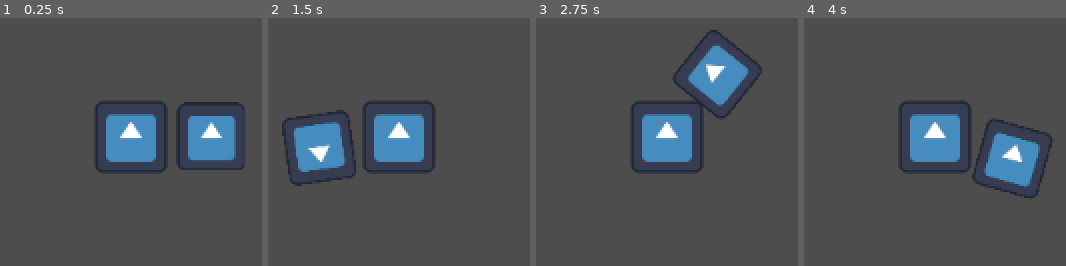
Above: before the commit, frames 1-4 (left to right).
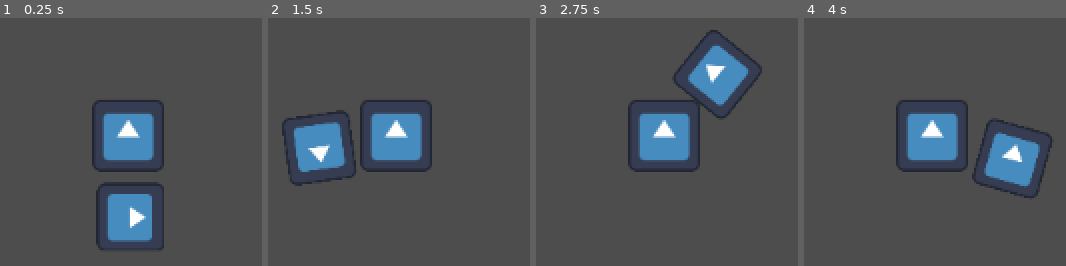
Above: after the commit, the same moments.

Repository: RespiradorProfesional/pruebas_RunAndNur
Game: Godot game, scene res://scenes/maps/test_map.tscn
Two runs of this game, one before a commit and one after it. Both use one fixed random seed, a clock stepped at 60 frames per second and the inputs below. The project has no main scene, so this scene is started directly. The engine's default icon, where the game draws it, is replaced by a stand-in: a white triangle on a blue panel in a dark square.
Inputs (mouse positions are in pixels of both pictures, inside the frame that each line leads up to):
- Up to frame 1 (0.25 s): no input
- Up to frame 2 (1.5 s): tap Enter (ui_accept) at 0.5, 0.77, 1.25 s; move the mouse to (outside the picture) at 0.52 s; hold Right (ui_right) from 0.53 s (still down); click (outside the picture) at 0.6 s; move the mouse to (outside the picture) at 1.27 s; click (outside the picture) at 1.35 s
- Up to frame 3 (2.75 s): tap Enter (ui_accept) at 1.52, 2 s; move the mouse to (outside the picture) at 2.02 s; release Right (ui_right) at 2.03 s; hold Left (ui_left) from 2.03 s (still down); click (outside the picture) at 2.1 s
- Up to frame 4 (4 s): tap Enter (ui_accept) at 2.75, 3.02, 3.5, 3.77 s; move the mouse to (outside the picture) at 2.77 s; release Left (ui_left) at 2.78 s; hold Right (ui_right) from 2.78 s (still down); click (outside the picture) at 2.85 s; move the mouse to (outside the picture) at 3.52 s; click (outside the picture) at 3.6 s

The runs differ from the first frame. In frame 1, 11% of the frame differs, in the area x 35-94%, y 33-94%; in frame 2, 2.3%; in frame 3, 2.3%; in frame 4, 2.3%.
Error before the commit: Invalid call. Nonexistent function 'instantiate' in base 'GDScript'. (res://scripts/characters/punch.gd:28)

Commit message:
basic_Rocket_rhot

Diff:
--- /dev/null
+++ b/pruebas_runandnur/scenes/characters/Rhot/Rhot.tscn
@@ -0,0 +1,10 @@
+[gd_scene load_steps=3 format=3 uid="uid://566upoeih0am"]
+
+[ext_resource type="PackedScene" uid="uid://bi5xsrxsyvk7u" path="res://scenes/characters/base_player.tscn" id="1_annru"]
+[ext_resource type="PackedScene" uid="uid://c2c4lxxgq54l2" path="res://scenes/characters/arm_base.tscn" id="2_ugem2"]
+
+[node name="CharacterBody2D" instance=ExtResource("1_annru")]
+
+[node name="Node2D" parent="." index="3" instance=ExtResource("2_ugem2")]
+projectile_rute = "res://scenes/characters/Rhot/rhot_shoot.tscn"
+projectile_speed = 750.0
--- /dev/null
+++ b/pruebas_runandnur/scenes/characters/Rhot/rhot_shoot.tscn
@@ -0,0 +1,14 @@
+[gd_scene load_steps=3 format=3 uid="uid://cxv3owlxsmsdk"]
+
+[ext_resource type="Script" path="res://scripts/characters/Rhot/rhot_shoot.gd" id="1_rnfdb"]
+
+[sub_resource type="CircleShape2D" id="CircleShape2D_q0lqr"]
+radius = 31.257
+
+[node name="Area2D" type="Area2D"]
+script = ExtResource("1_rnfdb")
+
+[node name="CollisionShape2D" type="CollisionShape2D" parent="."]
+shape = SubResource("CircleShape2D_q0lqr")
+
+[connection signal="body_entered" from="." to="." method="_on_body_entered"]
--- a/pruebas_runandnur/scenes/characters/Rocket.tscn
+++ b/pruebas_runandnur/scenes/characters/Rocket/Rocket.tscn
@@ -1,7 +1,7 @@
 [gd_scene load_steps=3 format=3 uid="uid://35qor70vvi01"]
 
 [ext_resource type="PackedScene" uid="uid://bi5xsrxsyvk7u" path="res://scenes/characters/base_player.tscn" id="1_spy8h"]
-[ext_resource type="PackedScene" uid="uid://c2c4lxxgq54l2" path="res://scenes/characters/punch.tscn" id="2_fyrlh"]
+[ext_resource type="PackedScene" uid="uid://c2c4lxxgq54l2" path="res://scenes/characters/arm_base.tscn" id="2_fyrlh"]
 
 [node name="CharacterBody2D" instance=ExtResource("1_spy8h")]
 
@@ -9,3 +9,4 @@
 position = Vector2(0, 0)
 
 [node name="Node2D" parent="." index="3" instance=ExtResource("2_fyrlh")]
+projectile_rute = "res://scenes/characters/Rocket/rocket_proyectile.tscn"
--- /dev/null
+++ b/pruebas_runandnur/scenes/characters/Rocket/rocket_proyectile.tscn
@@ -0,0 +1,28 @@
+[gd_scene load_steps=5 format=3 uid="uid://daj3cu7uwtdxk"]
+
+[ext_resource type="Script" path="res://scripts/characters/Rocket/rocket_proyectile.gd" id="1_xvaff"]
+[ext_resource type="Texture2D" uid="uid://d3qee5ixaokt" path="res://icon.svg" id="2_xws4o"]
+
+[sub_resource type="CircleShape2D" id="CircleShape2D_mebkr"]
+radius = 21.0238
+
+[sub_resource type="CircleShape2D" id="CircleShape2D_lu8gn"]
+radius = 130.465
+
+[node name="Area2D" type="Area2D"]
+script = ExtResource("1_xvaff")
+
+[node name="Sprite2D" type="Sprite2D" parent="."]
+position = Vector2(1, 0)
+scale = Vector2(0.351562, 0.351562)
+texture = ExtResource("2_xws4o")
+
+[node name="CollisionShape2D" type="CollisionShape2D" parent="."]
+shape = SubResource("CircleShape2D_mebkr")
+
+[node name="Explosion_area" type="Area2D" parent="."]
+
+[node name="CollisionShape2D" type="CollisionShape2D" parent="Explosion_area"]
+shape = SubResource("CircleShape2D_lu8gn")
+
+[connection signal="body_entered" from="." to="." method="_on_body_entered"]
--- /dev/null
+++ b/pruebas_runandnur/scenes/characters/arm_base.tscn
@@ -0,0 +1,12 @@
+[gd_scene load_steps=3 format=3 uid="uid://c2c4lxxgq54l2"]
+
+[ext_resource type="Script" path="res://scripts/characters/arm_base.gd" id="1_6m46u"]
+[ext_resource type="Texture2D" uid="uid://d3qee5ixaokt" path="res://icon.svg" id="2_gdk22"]
+
+[node name="Node2D" type="Node2D"]
+script = ExtResource("1_6m46u")
+
+[node name="Sprite2D" type="Sprite2D" parent="."]
+position = Vector2(58, 0)
+scale = Vector2(0.382812, 0.382812)
+texture = ExtResource("2_gdk22")
--- a/pruebas_runandnur/scenes/characters/punch.tscn
+++ /dev/null
@@ -1,12 +0,0 @@
-[gd_scene load_steps=3 format=3 uid="uid://c2c4lxxgq54l2"]
-
-[ext_resource type="Script" path="res://scripts/characters/punch.gd" id="1_m5utw"]
-[ext_resource type="Texture2D" uid="uid://d3qee5ixaokt" path="res://icon.svg" id="2_avw26"]
-
-[node name="Node2D" type="Node2D"]
-script = ExtResource("1_m5utw")
-
-[node name="Sprite2D" type="Sprite2D" parent="."]
-position = Vector2(58, 0)
-scale = Vector2(0.382812, 0.382812)
-texture = ExtResource("2_avw26")
--- a/pruebas_runandnur/scenes/characters/rocket_proyectile.tscn
+++ /dev/null
@@ -1,18 +0,0 @@
-[gd_scene load_steps=4 format=3 uid="uid://daj3cu7uwtdxk"]
-
-[ext_resource type="Script" path="res://scripts/characters/rocket_proyectile.gd" id="1_4obef"]
-[ext_resource type="Texture2D" uid="uid://d3qee5ixaokt" path="res://icon.svg" id="1_06hop"]
-
-[sub_resource type="CircleShape2D" id="CircleShape2D_mebkr"]
-radius = 44.0
-
-[node name="Area2D" type="Area2D"]
-script = ExtResource("1_4obef")
-
-[node name="Sprite2D" type="Sprite2D" parent="."]
-position = Vector2(1, 0)
-scale = Vector2(0.351562, 0.351562)
-texture = ExtResource("1_06hop")
-
-[node name="CollisionShape2D" type="CollisionShape2D" parent="."]
-shape = SubResource("CircleShape2D_mebkr")
--- a/pruebas_runandnur/scenes/maps/test_map.tscn
+++ b/pruebas_runandnur/scenes/maps/test_map.tscn
@@ -1,6 +1,6 @@
 [gd_scene load_steps=3 format=3 uid="uid://dmd27dx1la02u"]
 
-[ext_resource type="PackedScene" uid="uid://35qor70vvi01" path="res://scenes/characters/Rocket.tscn" id="1_uualc"]
+[ext_resource type="PackedScene" uid="uid://566upoeih0am" path="res://scenes/characters/Rhot/Rhot.tscn" id="1_p4elm"]
 
 [sub_resource type="RectangleShape2D" id="RectangleShape2D_ibaji"]
 size = Vector2(691, 80)
@@ -13,5 +13,4 @@
 position = Vector2(358, 524)
 shape = SubResource("RectangleShape2D_ibaji")
 
-[node name="CharacterBody2D" parent="." instance=ExtResource("1_uualc")]
-position = Vector2(295, 390)
+[node name="CharacterBody2D" parent="." instance=ExtResource("1_p4elm")]
--- /dev/null
+++ b/pruebas_runandnur/scripts/characters/Rhot/rhot_shoot.gd
@@ -0,0 +1,15 @@
+extends Area2D
+
+# Velocidad del proyectil
+var velocity: Vector2 = Vector2.ZERO
+var body_arm
+
+func _process(delta):
+	# Actualiza la posición del proyectil según su velocidad
+	position.x += velocity.x * delta
+	position.y += velocity.y * delta
+	velocity.y += get_gravity() * delta
+
+
+func _on_body_entered(body: Node2D) -> void:
+	body_arm.global_position=global_position
--- /dev/null
+++ b/pruebas_runandnur/scripts/characters/Rocket/rocket_proyectile.gd
@@ -0,0 +1,36 @@
+extends Area2D
+
+# Fuerza máxima de la explosión en el centro
+@export var max_force = 1000.0
+# Velocidad del proyectil
+var velocity: Vector2 = Vector2.ZERO
+@export var explosion_radius = 300.0
+@onready var explosion_area=$Explosion_area
+
+func _process(delta):
+	# Actualiza la posición del proyectil según su velocidad
+	position += velocity * delta
+
+# Llamar a esta función cuando ocurra la explosión
+func explode():
+	# Obtiene todos los cuerpos dentro del área
+	var overlapping_bodies = explosion_area.get_overlapping_bodies()
+	for body in overlapping_bodies:
+		if body.has_method("apply_central_impulse"):
+			# Calcula la distancia del cuerpo al centro de la explosión
+			var distance = global_position.distance_to(body.global_position)
+
+			# Asegúrate de que la distancia no sea mayor que el radio de la explosión
+			if distance < explosion_radius:
+				# Calcula la dirección de la fuerza desde el centro de la explosión
+				var direction = (body.global_position - global_position).normalized()
+
+				# Calcula la fuerza proporcional inversa a la distancia (más cerca = más fuerza)
+				var force = max_force * (1.0 - (distance / explosion_radius))
+
+				# Aplica el impulso al cuerpo
+				body.apply_central_impulse(direction * force)
+
+
+func _on_body_entered(body: Node2D) -> void:
+	explode()
--- a/pruebas_runandnur/scripts/characters/punch.gd
+++ b/pruebas_runandnur/scripts/characters/arm_base.gd
@@ -1,8 +1,14 @@
 extends Node2D
 
-var projectile_scene=preload("res://scripts/characters/rocket_proyectile.gd")
+@export var projectile_rute : String
 # Velocidad del proyectil
+@onready var sprite_arm=$Sprite2D
 @export var projectile_speed: float = 500.0
+
+var body_arm
+
+func _ready() -> void:
+	body_arm=get_parent()
 
 # Called every frame. 'delta' is the elapsed time since the previous frame.
 func _process(delta):
@@ -25,16 +31,17 @@
 # Función para disparar un proyectil
 func shoot():
 	# Instancia el proyectil
+	var projectile_scene= load(projectile_rute)
 	var projectile = projectile_scene.instantiate()
 
 	# Establece la posición del proyectil en el centro del sprite que dispara
-	projectile.global_position = global_position
+	projectile.global_position = sprite_arm.global_position
 
 	# Calcula la dirección basado en la rotación del nodo
 	var direction = Vector2.RIGHT.rotated(rotation)
 
 	# Asigna la velocidad al proyectil (asumiendo que tiene una variable velocity)
 	projectile.velocity = direction * projectile_speed
-
+	projectile.body_arm=body_arm
 	# Añade el proyectil al árbol de la escena
 	get_tree().root.add_child(projectile)
--- a/pruebas_runandnur/scripts/characters/base_player.gd
+++ b/pruebas_runandnur/scripts/characters/base_player.gd
@@ -1,25 +1,45 @@
 extends CharacterBody2D
-
+class_name Player
 
 const SPEED = 300.0
 const JUMP_VELOCITY = -400.0
-
+var in_impulse = false
 
 func _physics_process(delta: float) -> void:
-	# Add the gravity.
+	# Añadir gravedad.
 	if not is_on_floor():
 		velocity += get_gravity() * delta
 
-	# Handle jump.
+	# Manejar salto.
 	if Input.is_action_just_pressed("ui_accept") and is_on_floor():
 		velocity.y = JUMP_VELOCITY
 
-	# Get the input direction and handle the movement/deceleration.
-	# As good practice, you should replace UI actions with custom gameplay actions.
+	# Obtener la dirección de entrada para el movimiento.
 	var direction := Input.get_axis("ui_left", "ui_right")
-	if direction:
-		velocity.x = direction * SPEED
+
+	if not in_impulse:
+		# Movimiento normal cuando no está bajo impulso.
+		if direction != 0:
+			velocity.x = direction * SPEED
+		else:
+			velocity.x = move_toward(velocity.x, 0, SPEED)
 	else:
-		velocity.x = move_toward(velocity.x, 0, SPEED)
+		# Durante el impulso, permitir al jugador cambiar de dirección.
+		if direction != 0:
+			if (velocity.x > 0 and direction < 0) or (velocity.x < 0 and direction > 0):
+				# Si la dirección del input es opuesta a la dirección del impulso, reducir velocidad.
+				velocity.x = lerp(velocity.x, direction * SPEED, 0.1)
+			# Si la dirección coincide con la dirección del impulso, mantener la velocidad.
+			elif (velocity.x > 0 and direction > 0) or (velocity.x < 0 and direction < 0):
+				# No hacemos nada para mantener la velocidad del impulso.
+				pass
+	move_and_slide()
 
-	move_and_slide()
+	# Si toca el suelo, detener el estado de impulso.
+	if is_on_floor() and in_impulse:
+		in_impulse = false
+
+# Función para aplicar el impulso.
+func apply_central_impulse(impulse: Vector2):
+	in_impulse = true
+	velocity += impulse  # Sumar el impulso a la velocidad actual.
--- a/pruebas_runandnur/scripts/characters/rocket_proyectile.gd
+++ /dev/null
@@ -1,9 +0,0 @@
-extends Area2D
-
-
-# Velocidad del proyectil
-var velocity: Vector2 = Vector2.ZERO
-
-func _process(delta):
-	# Actualiza la posición del proyectil según su velocidad
-	position += velocity * delta
